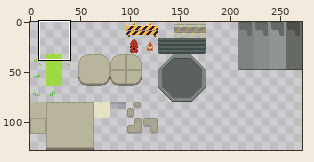
Edited in one commit: sprite sheet (Assets/Sprites/Asset_Shoot8Bit_01.png). The first picture is a wide view before the edit; the outline marks the close-up.
Close-up. The starting point:
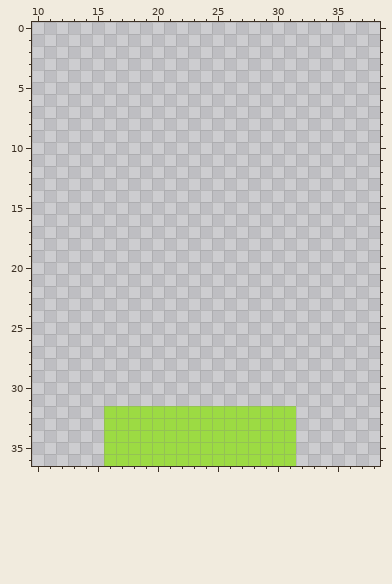
The file is 272x128 pixels. Colours within 5 levels of each other are drawn and written as one. Shown: x 10..38, y 0..36.
After the commit:
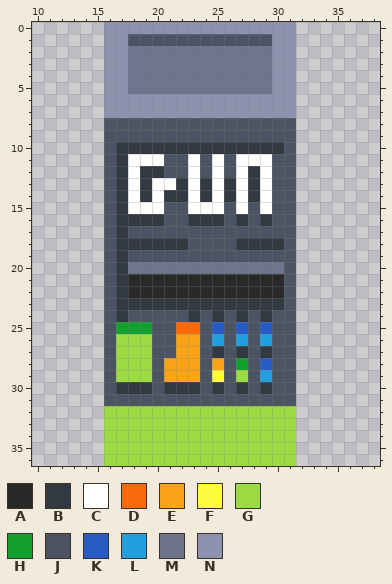
Palette (. is transparent): A #292929  B #333941  C #ffffff  D #fa6a0a  E #f9a31b  F #fffc40  G #9cdb43  H #14a02e  J #4a5462  K #285cc4  L #249fde  M #6d758d  N #8b93af
Changes in this commit:
There is now colour A in rows 21 to 22 at x 18 to 30.
There is now colour B in row 10 at x 17 to 30; in row 11 at x 17; in row 12 at x 17, 19 to 20 and 28; in row 13 at x 17, 19, 22, 24, 26 and 28; in row 14 at x 17, 19, 21 to 22, 24, 26 and 28; in row 15 at x 17.
There is now colour B in row 16 at x 17 to 20, 23 to 25, 27 and 29; in row 17 at x 17; in row 18 at x 17 to 22 and 27 to 30; in rows 19 to 22 at x 17; in row 23 at x 17 to 30; in row 24 at x 17, 23, 25, 27 and 29.
There is now colour B in row 27 at x 25, 27 and 29; in row 30 at x 17 to 19, 21 to 23, 25, 27 and 29.
There is now colour C in row 11 at x 18 to 20, 23, 25 and 27 to 29; in row 12 at x 18, 23, 25, 27 and 29; in row 13 at x 18, 20 to 21, 23, 25, 27 and 29; in row 14 at x 18, 20, 23, 25, 27 and 29; in row 15 at x 18 to 20, 23 to 25, 27 and 29.
There is now colour D in row 25 at x 22 to 23.
There is now colour E in rows 26 to 27 at x 22 to 23; in row 28 at x 21 to 23 and 25; in row 29 at x 21 to 23.
There is now colour F in row 29 at x 25.
There is now colour G in rows 26 to 28 at x 17 to 19; in row 29 at x 17 to 19 and 27.
There is now colour H in row 25 at x 17 to 19; in row 28 at x 27.
There is now colour J in row 1 at x 18 to 29; in rows 8 to 9 at x 16 to 31; in row 10 at x 16 and 31; in rows 11 to 12 at x 16, 21 to 22, 24, 26 and 30 to 31; in rows 13 to 14 at x 16 and 30 to 31; in rows 15 to 16 at x 16, 21 to 22, 26, 28 and 30 to 31.
There is now colour J in row 17 at x 16 and 18 to 31; in row 18 at x 16, 23 to 26 and 31; in row 19 at x 16 and 18 to 31; in rows 20 to 23 at x 16 and 31; in row 24 at x 16, 18 to 22, 24, 26, 28 and 30 to 31; in rows 25 to 27 at x 16, 20 to 21, 24, 26, 28 and 30 to 31.
There is now colour J in rows 28 to 30 at x 16, 20, 24, 26, 28 and 30 to 31; in row 31 at x 16 to 31.
There is now colour K in row 25 at x 25, 27 and 29; in row 28 at x 29.
There is now colour L in row 26 at x 25, 27 and 29; in row 29 at x 29.
There is now colour M in rows 2 to 5 at x 18 to 29; in row 20 at x 18 to 30.
There is now colour N in row 0 at x 16 to 31; in rows 1 to 5 at x 16 to 17 and 30 to 31; in rows 6 to 7 at x 16 to 31.
